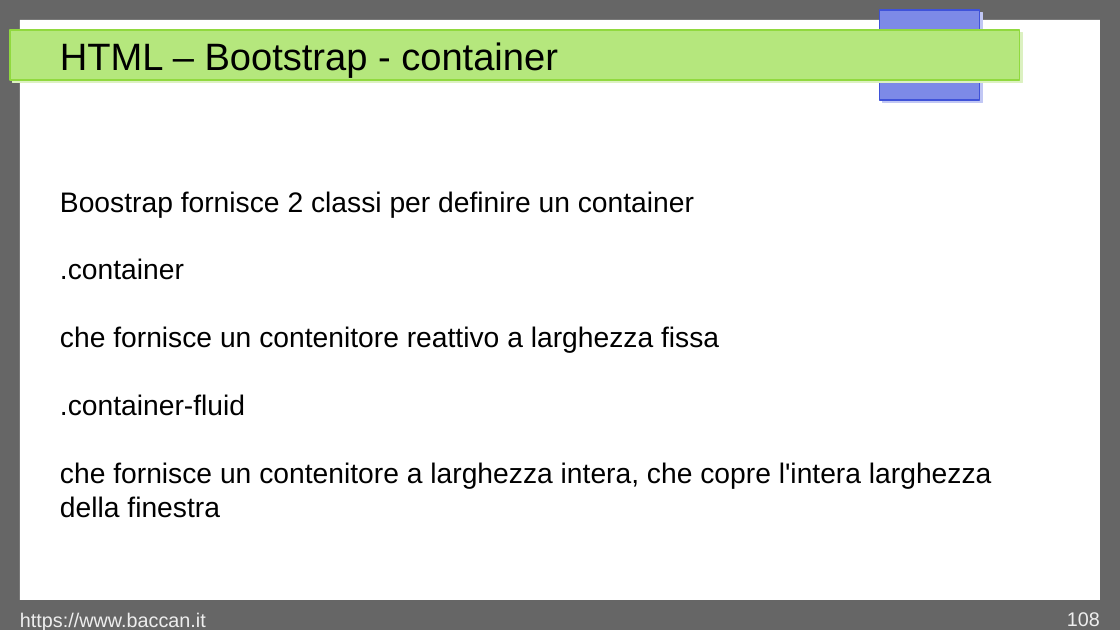
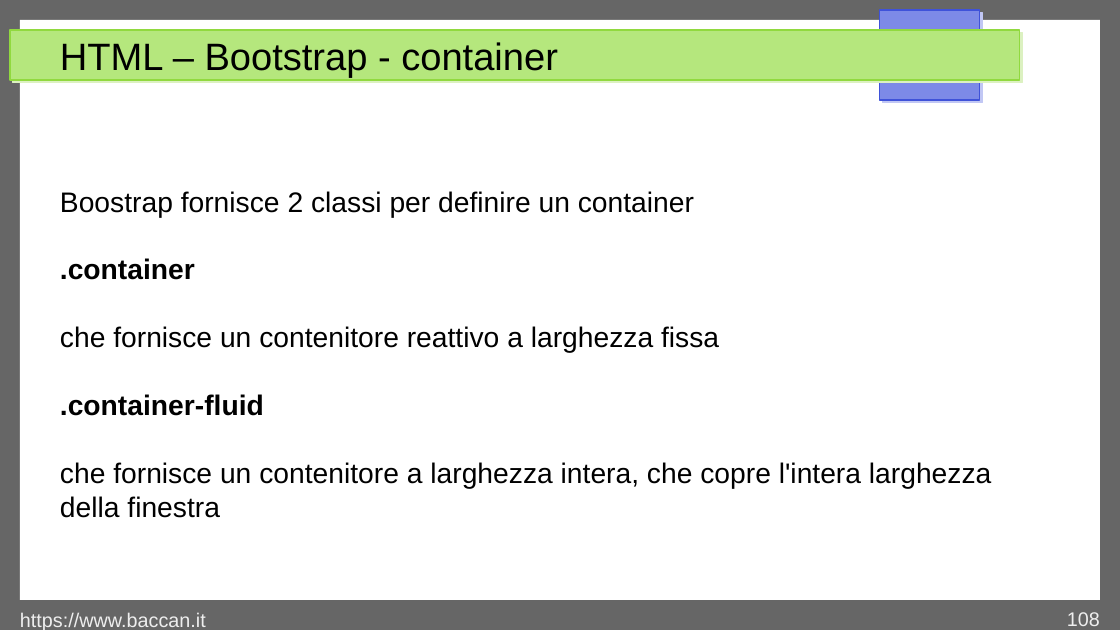
Before and after one commit to matteobaccan/CorsoHTML, a slide deck: slide 108 of Chapter_html.odp. Drawn at 1120x630 pixels with LibreOffice and Linux fonts; fonts in the diff are those of the drawing. Boxes give left, top, right and bottom in pixels: in the first picture for what was removed or moved away, otherwise in the second. Text is boxed around its words. In the diff, an @@ line names an element or a change of style, - is before the commit and + after.

```diff
--- a/Chapter_html.odp
+++ b/Chapter_html.odp
@@ text at <box>60,258,264,416</box>: bold on in ".container", ".container-fluid" @@
```
Also in this commit, not shown: 3 other slides changed, 2 other files.
